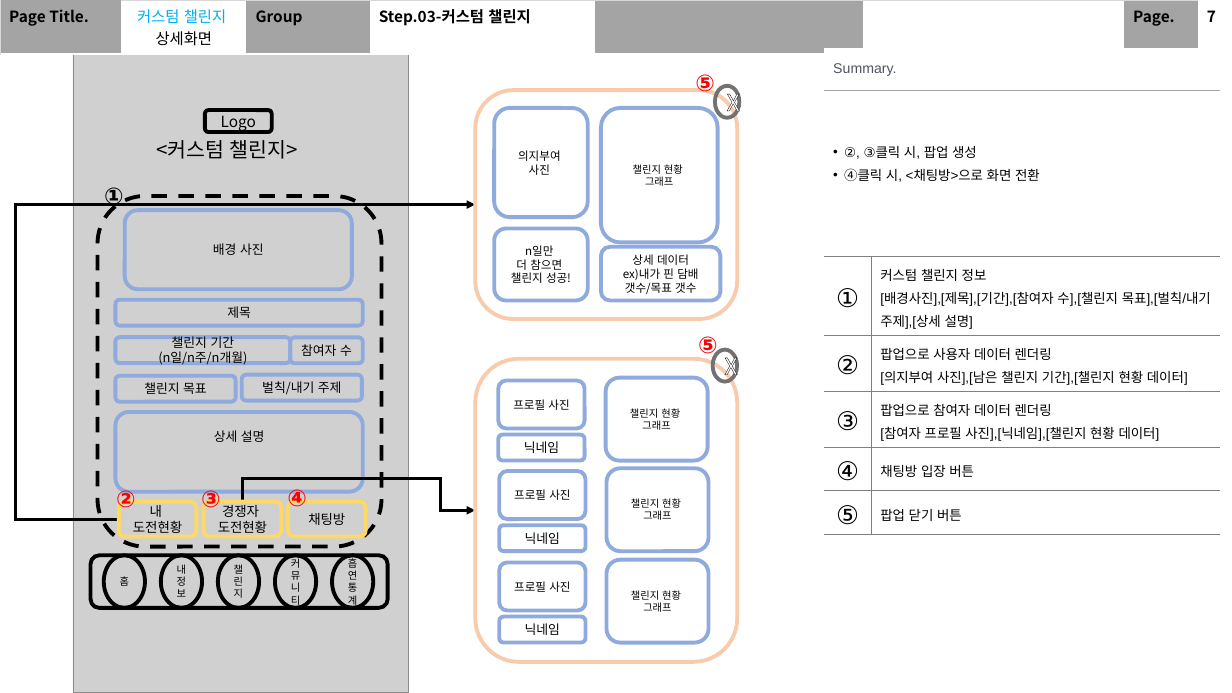
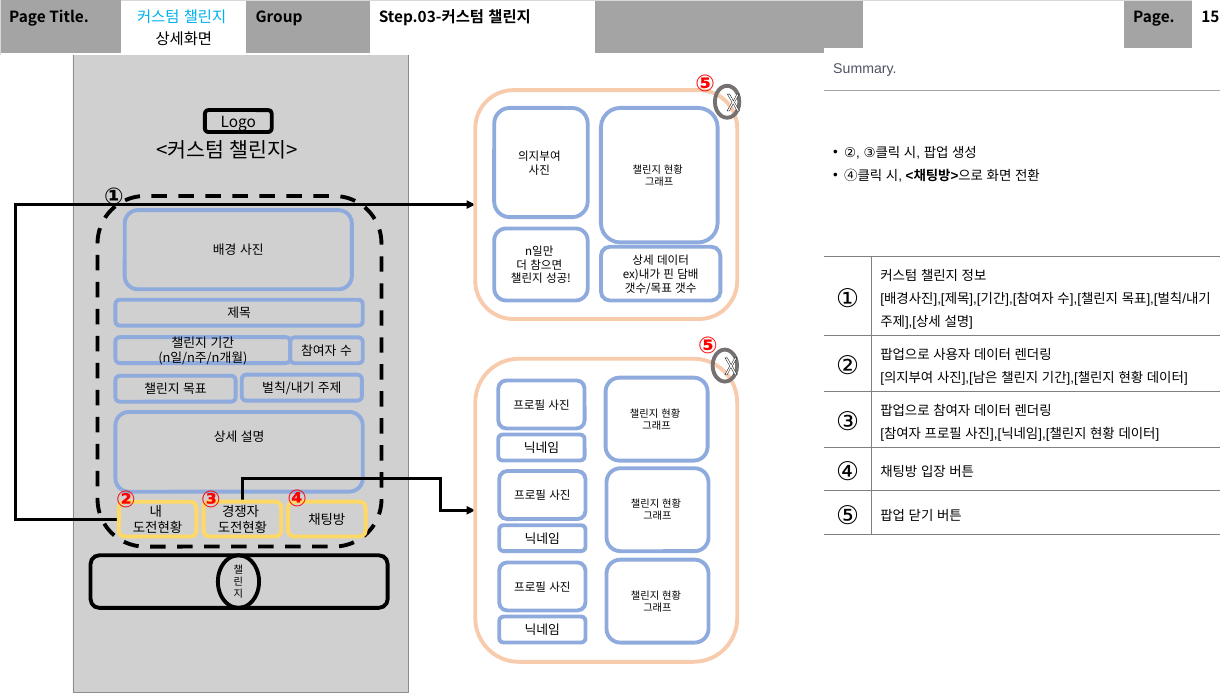
Before and after one commit to SeolMyeongJae/KSA-final-project, a slide deck: slide 17 of 06-최종산출물/UI 및 화면 설계.pptx (slide 14 before the commit). Drawn at 1232x693 pixels with LibreOffice and Linux fonts; fonts in the diff are those of the drawing; grey boxes stand for pictures. Boxes give left, top, right and bottom in pixels: in the first picture for what was removed or moved away, otherwise in the second. Text is boxed around its words. In the diff, an @@ line names an element or a change of style, - is before the commit and + after.

```diff
--- a/06-최종산출물/UI 및 화면 설계.pptx
+++ b/06-최종산출물/UI 및 화면 설계.pptx
@@ table at (0, 0, 1231, 50) @@
-row 1, column 10: 7
+row 1, column 10: 15
@@ table at (824, 48, 1220, 529) @@
@@ bold on in "<채팅방>으로" @@
@@ ellipse removed at (104, 555, 145, 608) @@
-홈
@@ ellipse removed at (161, 555, 202, 608) @@
-내 정보
@@ ellipse removed at (275, 555, 317, 608) @@
-커뮤니티
@@ ellipse removed at (332, 555, 373, 608) @@
-흡연통계
```
Also in this commit, not shown: 15 other slides changed, 15 slides added.
